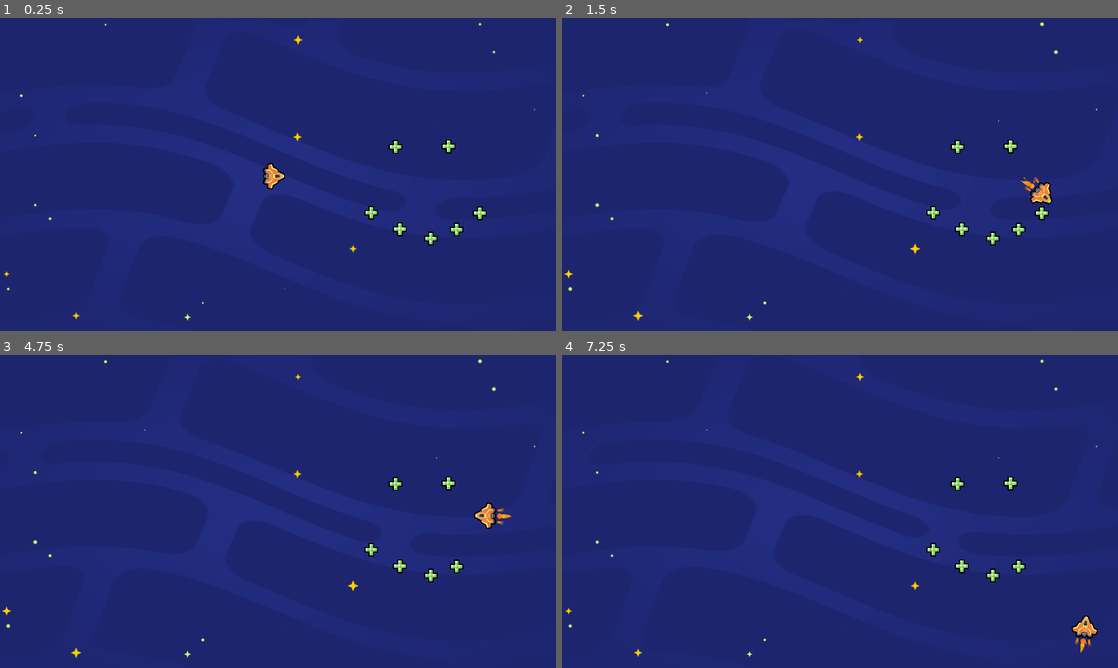
Above: before the commit, frames 1-4 (two rows, left to right).
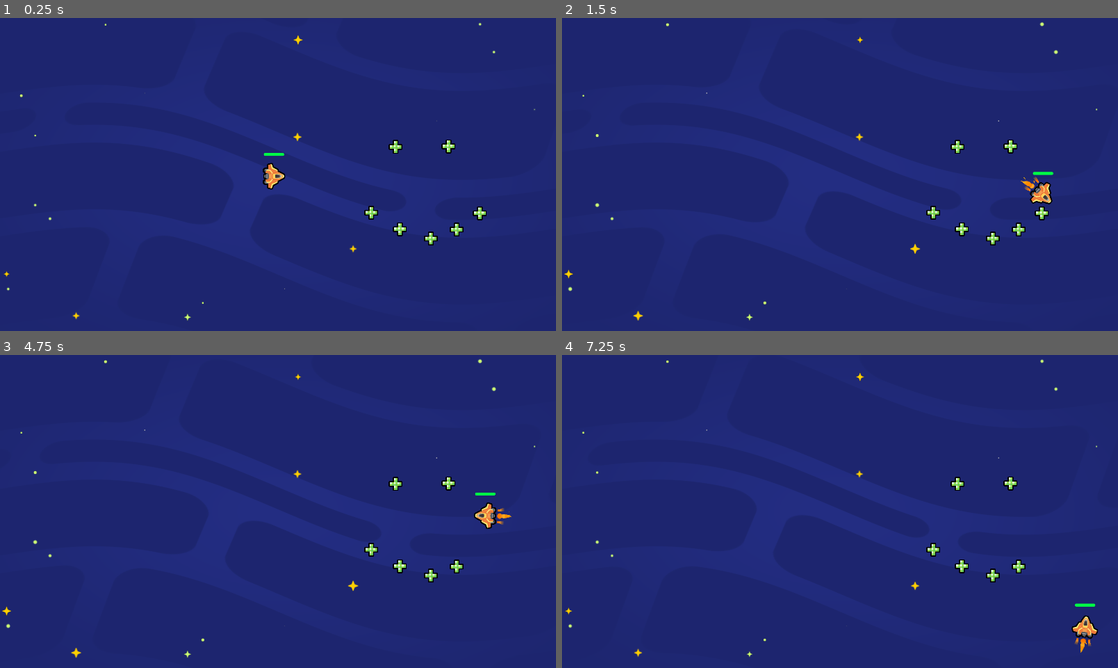
Above: after the commit, the same moments.

Repository: EvanYee3/2d-GameDev-Course
Game: Godot game, scene res://lessons/space_level.tscn
The game is run twice, just before and just after one commit, with the same random seed, the same clock (stepped at 60 frames per second) and the same inputs.
Inputs:
- Up to frame 1 (0.25 s): no input
- Up to frame 2 (1.5 s): hold D (move_right) 0.53-1.28 s; hold S (move_down) from 1.28 s (still down)
- Up to frame 3 (4.75 s): release S (move_down) at 2.03 s; hold D (move_right) 2.03-2.78 s; hold W (move_up) 2.78-3.53 s; tap Enter at 3.5 s; hold A (move_left) from 3.53 s (still down)
- Up to frame 4 (7.25 s): release A (move_left) at 5.03 s; hold S (move_down) 5.03-5.78 s; hold D (move_right) 5.78-6.53 s; tap Space at 6.5 s; hold W (move_up) from 6.53 s (still down)

The runs differ from the first frame. In frame 1, less than 0.1% of the frame differs, in the area x 47-52%, y 43-44%; in frame 2, less than 0.1%, in the area x 84-89%, y 49-51%; in frame 3, less than 0.1%; in frame 4, less than 0.1%.

Commit message:
M5 L4 Done

Diff:
--- a/05.loot_it_all_workbook/lessons/ship.gd
+++ b/05.loot_it_all_workbook/lessons/ship.gd
@@ -20,4 +20,4 @@
 	position += velocity * delta
 
 	if velocity.length() > 0.0:
-		rotation = velocity.angle()
+		get_node("Sprite2D").rotation = velocity.angle()
--- a/05.loot_it_all_workbook/lessons/ship.tscn
+++ b/05.loot_it_all_workbook/lessons/ship.tscn
@@ -7,6 +7,13 @@
 
 [sub_resource type="CircleShape2D" id="CircleShape2D_tkyak"]
 radius = 42.0
+
+[sub_resource type="StyleBoxFlat" id="StyleBoxFlat_6ybhq"]
+bg_color = Color(0, 0.996078, 0.27451, 1)
+corner_radius_top_left = 4
+corner_radius_top_right = 4
+corner_radius_bottom_right = 4
+corner_radius_bottom_left = 4
 
 [node name="Ship" type="Area2D"]
 script = ExtResource("4_p1sls")
@@ -28,3 +35,19 @@
 
 [node name="CollisionShape2D" type="CollisionShape2D" parent="."]
 shape = SubResource("CircleShape2D_tkyak")
+
+[node name="UI" type="Control" parent="."]
+layout_mode = 3
+anchors_preset = 0
+offset_right = 40.0
+offset_bottom = 40.0
+
+[node name="HealthBar" type="ProgressBar" parent="UI"]
+layout_mode = 0
+offset_left = -35.0
+offset_top = -80.0
+offset_right = 35.0
+offset_bottom = -70.0
+theme_override_styles/fill = SubResource("StyleBoxFlat_6ybhq")
+value = 100.0
+show_percentage = false
Not shown: 1 places in 05.loot_it_all_workbook/lessons/ship.tscn that only renumber resources
